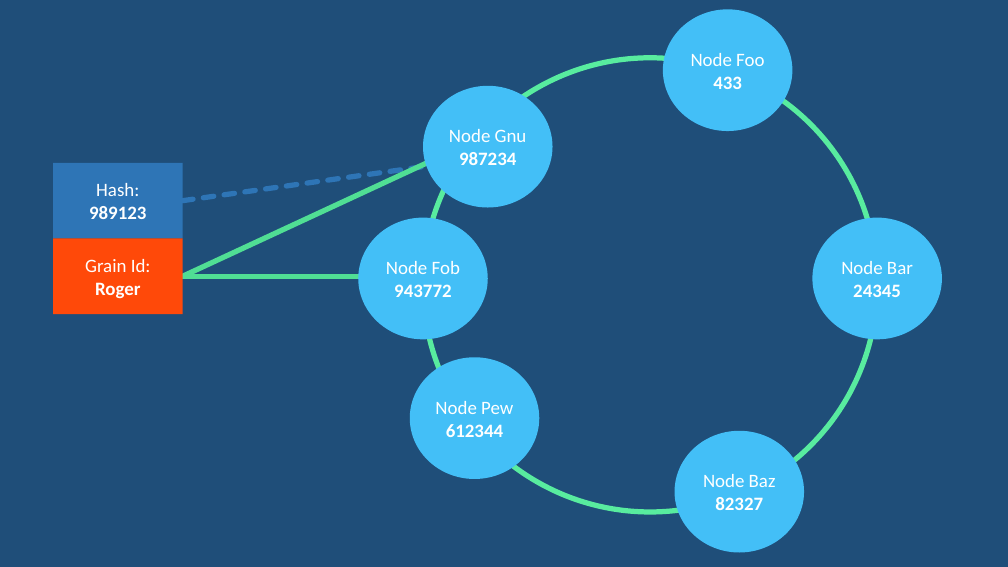
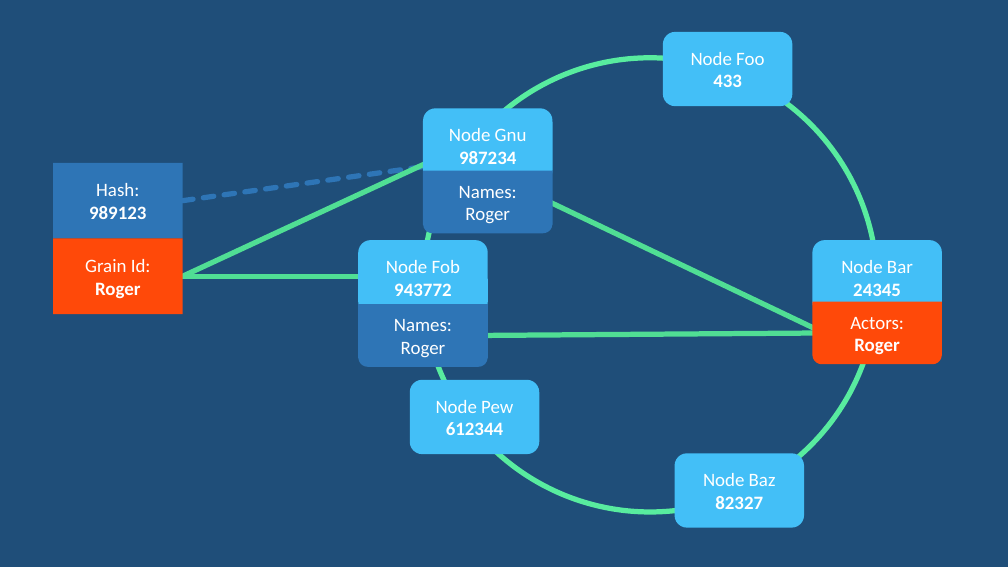
Before and after one commit to rogeralsing/Presentations, a slide deck: slide 23 of FailingGracefully/QConSP/protoactor.pptx. Drawn at 1008x567 pixels with LibreOffice and Linux fonts; fonts in the diff are those of the drawing. Boxes give left, top, right and bottom in pixels: in the first picture for what was removed or moved away, otherwise in the second. Text is boxed around its words. In the diff, an @@ line names an element or a change of style, - is before the commit and + after.

```diff
--- a/FailingGracefully/QConSP/protoactor.pptx
+++ b/FailingGracefully/QConSP/protoactor.pptx
@@ rounded rectangle "Node Foo": place and size @@
-rounded rectangle "Node Foo" at (663,9,792,131)
+rounded rectangle "Node Foo" at (663,32,792,106)
@@ ellipse to rounded rectangle in 6 elements at (663,32,792,106), (813,240,942,315), (675,454,804,528), (358,240,488,315), (410,380,539,454), (423,108,553,182) @@
@@ rounded rectangle "Node Gnu": place and size @@
-rounded rectangle "Node Gnu" at (423,86,553,208)
+rounded rectangle "Node Gnu" at (423,108,553,182)
@@ freeform shape added at (423,171,553,234), fill #2E75B6, 18 pt, text #FFFFFF @@
+Names:
+Roger
@@ line added from (536, 196) to (827, 334), #50DE94 5 pt @@
@@ rounded rectangle "Node Fob": place and size @@
-rounded rectangle "Node Fob" at (358,218,488,340)
+rounded rectangle "Node Fob" at (358,240,488,315)
@@ rounded rectangle "Node Bar": place and size @@
-rounded rectangle "Node Bar" at (813,218,942,340)
+rounded rectangle "Node Bar" at (813,240,942,315)
@@ freeform shape added at (358,304,488,367), fill #2E75B6, 18 pt, text #FFFFFF @@
+Names:
+Roger
@@ freeform shape added at (813,302,942,364), fill #FF4909, 18 pt, text #FFFFFF @@
+Actors:
+Roger
@@ line added from (476, 336) to (823, 333), #50DE94 5 pt @@
@@ rounded rectangle "Node Pew": place and size @@
-rounded rectangle "Node Pew" at (410,358,539,479)
+rounded rectangle "Node Pew" at (410,380,539,454)
@@ rounded rectangle "Node Baz": place and size @@
-rounded rectangle "Node Baz" at (675,431,804,553)
+rounded rectangle "Node Baz" at (675,454,804,528)
```
Also in this commit, not shown: 1 slide removed.
